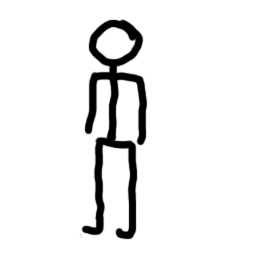
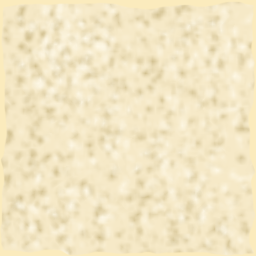
Comparing the layer stacks of the two 256px x 256px images. Changes:
hid "Layer 43" over [79, 18, 148, 240]
added layer "Layer 14 copy" above "Layer 17" over [0, 0, 256, 256]
hid "Layer 17" over [0, 0, 256, 256]
hid "Layer 16" over [0, 0, 256, 256]
hid "Layer 15" over [0, 0, 256, 256]
hid "Layer 14" over [0, 0, 256, 256]
showed "Layer 13" over [0, 0, 256, 256]
added layer "Layer 45" above "Layer 44" over [0, 0, 256, 256]
added layer "Layer 44" above "Layer 12" over [0, 0, 256, 256]
